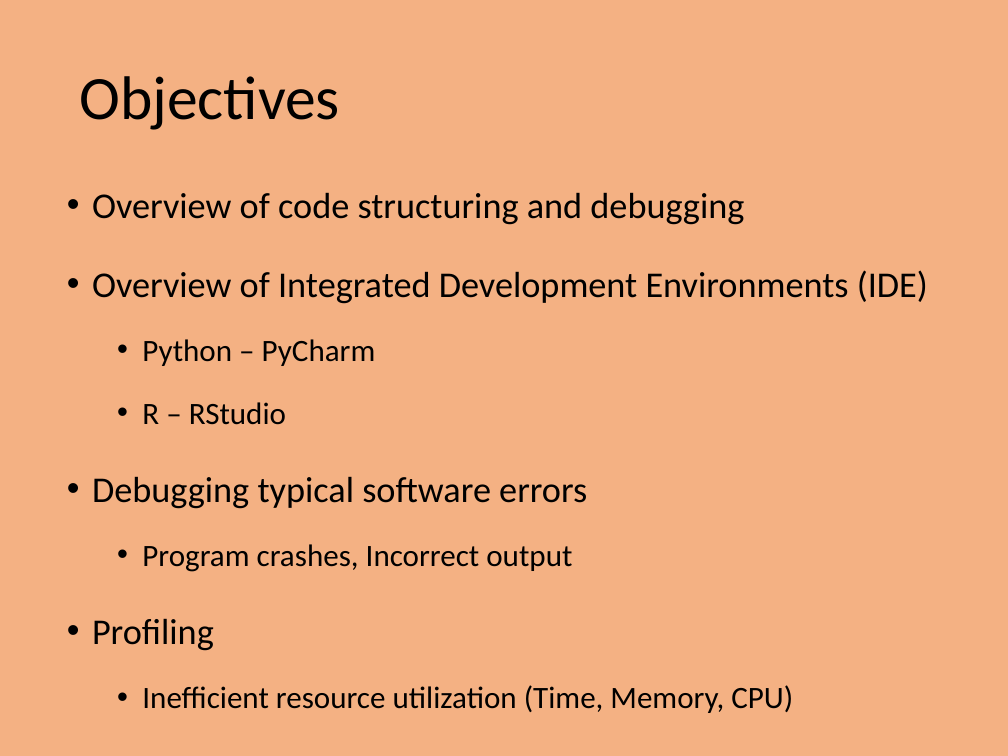
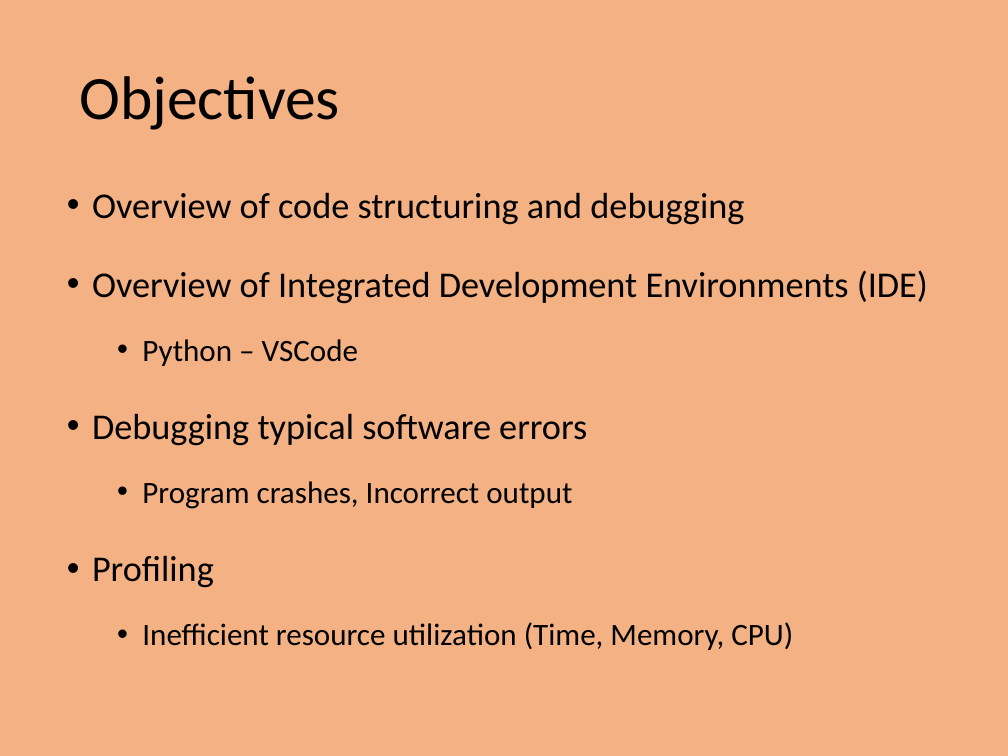
Before and after one commit to PrincetonUniversity/intro_debugging, a slide deck: slide 2 of 01_overview/Introduction_To_Debugging.pptx. Drawn at 1008x756 pixels with LibreOffice and Linux fonts; fonts in the diff are those of the drawing. Boxes give left, top, right and bottom in pixels: in the first picture for what was removed or moved away, otherwise in the second. Text is boxed around its words. In the diff, an @@ line names an element or a change of style, - is before the commit and + after.

```diff
--- a/01_overview/Introduction_To_Debugging.pptx
+++ b/01_overview/Introduction_To_Debugging.pptx
@@ text at (x1=142, y1=339, x2=358, y2=366): text changed @@
-  • Python – PyCharm
-  • R – RStudio
+  • Python – VSCode
```
Also in this commit, not shown: 2 other slides changed, 4 slides removed.
